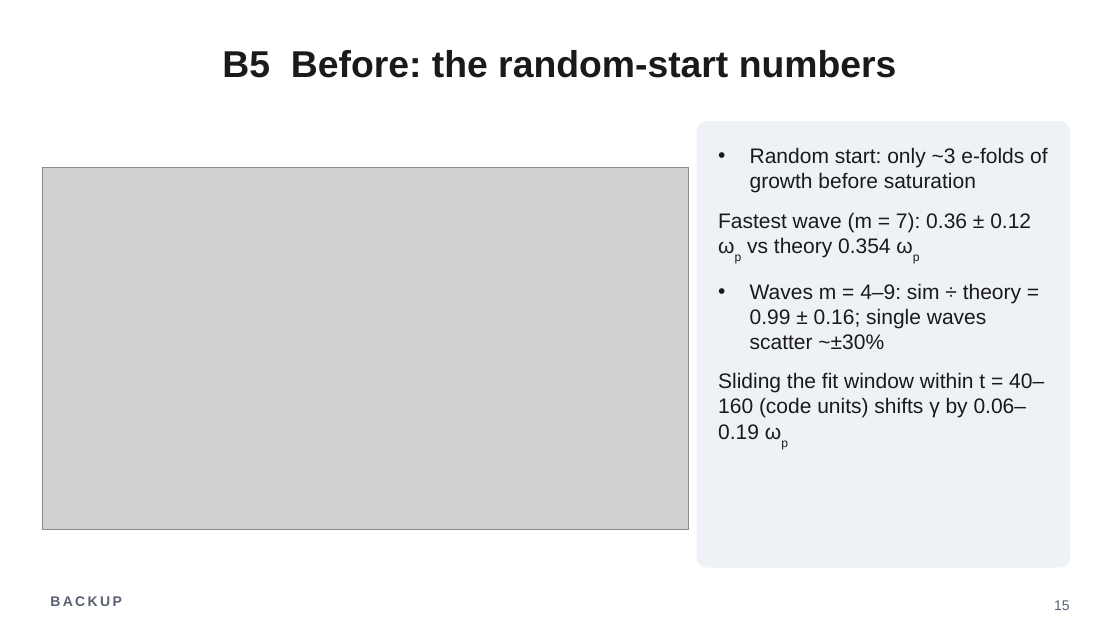
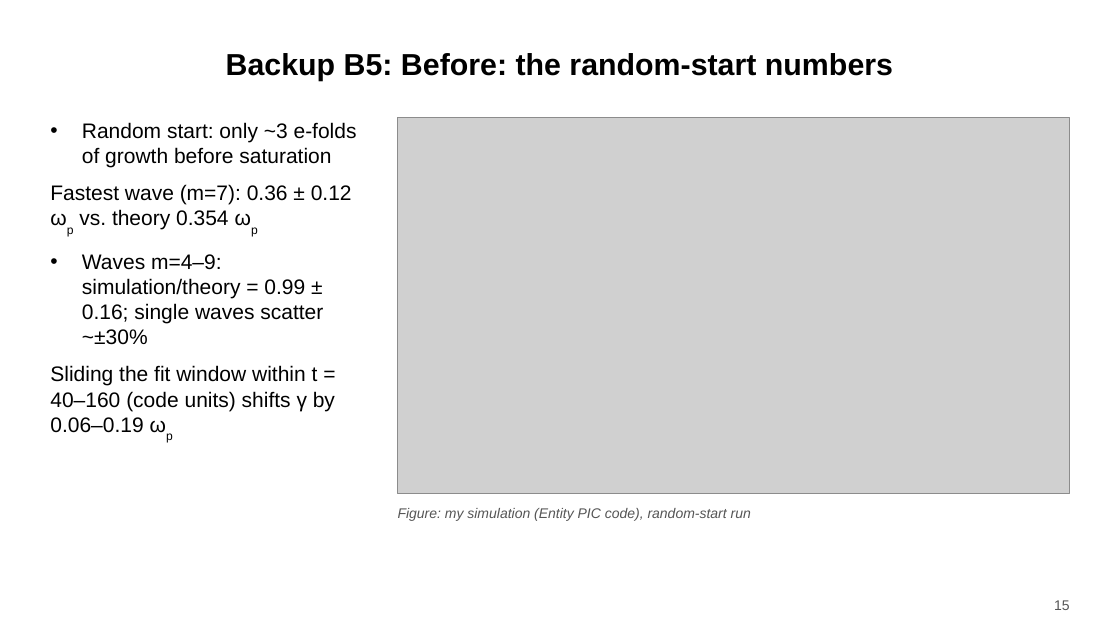
Before and after one commit to harry-wu-28/plasma, a slide deck: slide 15 of twostream/results/talk/twostream_talk.pptx. Drawn at 1120x630 pixels with LibreOffice and Linux fonts; fonts in the diff are those of the drawing; grey boxes stand for pictures. Boxes give left, top, right and bottom in pixels: in the first picture for what was removed or moved away, otherwise in the second. Text is boxed around its words. In the diff, an @@ line names an element or a change of style, - is before the commit and + after.

```diff
--- a/twostream/results/talk/twostream_talk.pptx
+++ b/twostream/results/talk/twostream_talk.pptx
@@ title at <box>226,53,893,81</box>: text changed; size 32 to 26 pt; text colour #1A1A1A to #000000 @@
-B5 Before: the random-start numbers
+Backup B5: Before: the random-start numbers
@@ text "Random start: only ~3 e-folds ...": place and size @@
-text "Random start: only ~3 e-folds ..." at <box>718,147,1047,439</box>
+text "Random start: only ~3 e-folds ..." at <box>50,122,357,433</box>
@@ picture: place and size @@
-picture at <box>42,167,689,529</box>
+picture at <box>397,118,1070,494</box>
@@ text at <box>50,122,357,433</box>: text colour #1A1A1A to #000000 in "Random start: only ~3 e-folds of growth ...", "Sliding the fit window within t = ..."; less space between paragraphs @@
@@ rounded rectangle removed at <box>697,122,1070,567</box> @@
@@ text at <box>50,184,352,345</box>: text changed; text colour #1A1A1A to #000000 @@
-• Fastest wave (m = 7): 0.36 ± 0.12 ωp vs theory 0.354 ωp
-• Waves m = 4–9: sim ÷ theory = 0.99 ± 0.16; single waves scatter ~±30%
+• Fastest wave (m=7): 0.36 ± 0.12 ωp vs. theory 0.354 ωp
+• Waves m=4–9: simulation/theory = 0.99 ± 0.16; single waves scatter ~±30%
@@ text added at <box>398,508,751,521</box>, 12 pt, text #555555, italic @@
+Figure: my simulation (Entity PIC code), random-start run
@@ text removed at <box>50,596,121,606</box> @@
-BACKUP
@@ page number at <box>1054,600,1070,610</box>: text colour #596070 to #555555 @@
```
Also in this commit, not shown: 17 other slides changed, 16 other files.
